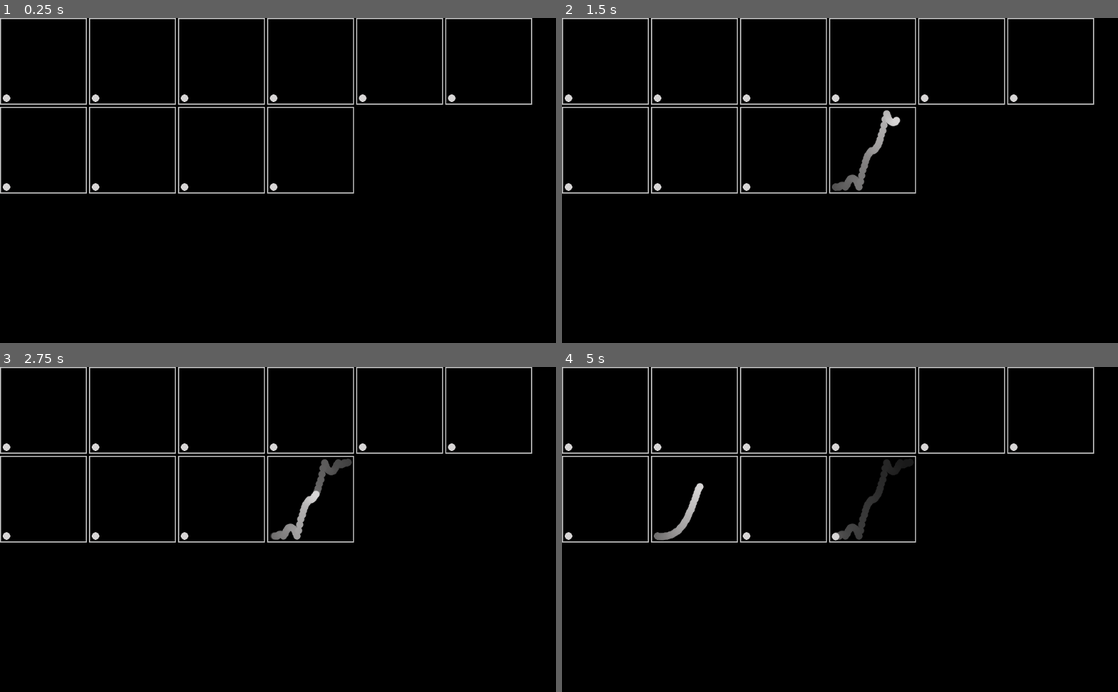
Above: before the commit, frames 1-4 (two rows, left to right).
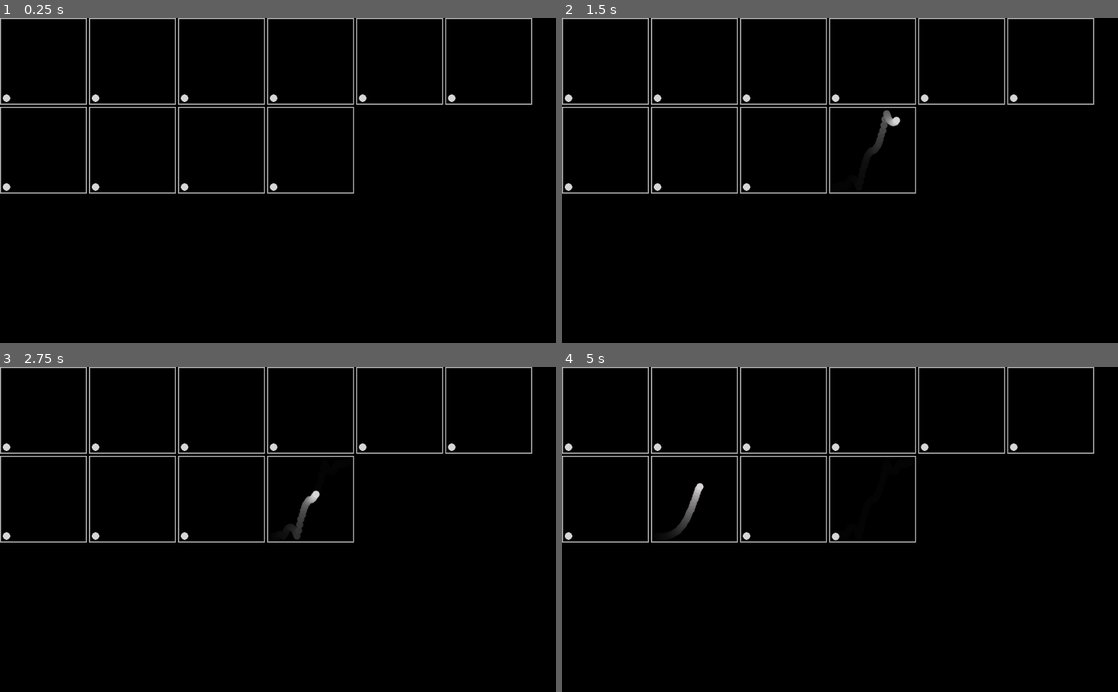
Above: after the commit, the same moments.

Repository: holyslav/TweenGodot
Game: Godot game, scene res://Main.tscn
The game is run twice, just before and just after one commit, with the same random seed, the same clock (stepped at 60 frames per second) and the same inputs.
Inputs (mouse positions are in pixels of both pictures, inside the frame that each line leads up to):
- Up to frame 1 (0.25 s): no input
- Up to frame 2 (1.5 s): tap Enter at 0.5 s; click (840, 180) at 0.67 s; move the mouse to (728, 196) at 1.27 s; click (728, 196) at 1.42 s
- Up to frame 3 (2.75 s): move the mouse to (333, 458) at 2.02 s; click (333, 458) at 2.17 s
- Up to frame 4 (5 s): move the mouse to (812, 594) at 2.77 s; click (812, 594) at 2.92 s; move the mouse to (1006, 578) at 3.52 s; click (1006, 578) at 3.67 s; move the mouse to (673, 480) at 4.27 s; click (673, 480) at 4.42 s

The runs differ from the first frame. In frame 1, 0.6% of the frame differs, in the area x 0-96%, y 0-54%; in frame 2, 1.1%; in frame 3, 1.2%; in frame 4, 1.4%.

Commit message:
Motion Blur

Diff:
--- a/Main.tscn
+++ b/Main.tscn
@@ -8,7 +8,7 @@
 
 void fragment () {
 	vec4 tex = texture(TEXTURE, UV);
-	COLOR.rgb = tex.rgb * 0.98;
+	COLOR.rgb = tex.rgb * 0.90;
 	COLOR.a = 1.0;
 }"
 
@@ -32,6 +32,7 @@
 [node name="Viewport" type="Viewport" parent="."]
 size = Vector2( 1024, 600 )
 transparent_bg = true
+handle_input_locally = false
 render_target_v_flip = true
 render_target_clear_mode = 2
 render_target_update_mode = 3
